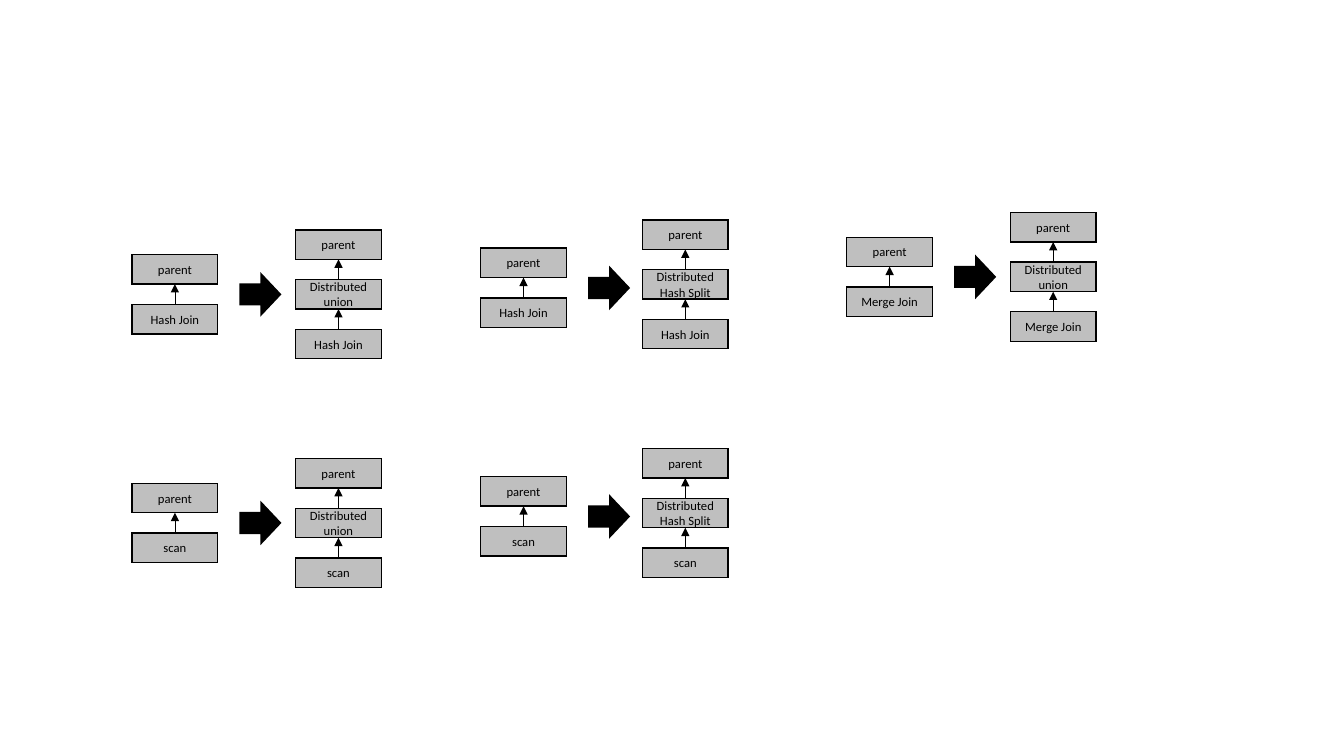
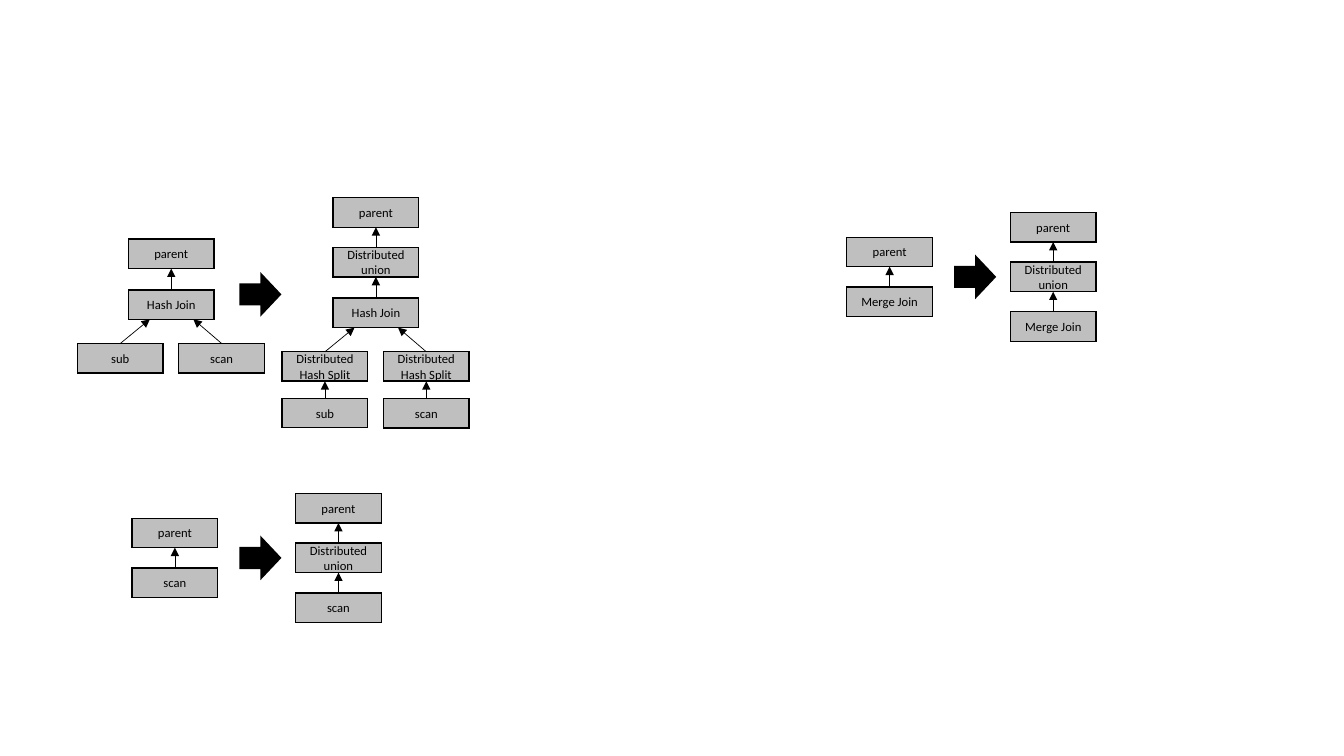
Before and after one commit to scott-zgeng/thor, a slide deck: slide 48 of doc/thor architecture.pptx. Drawn at 1344x756 pixels with LibreOffice and Linux fonts; fonts in the diff are those of the drawing. Boxes give left, top, right and bottom in pixels: in the first picture for what was removed or moved away, otherwise in the second. Text is boxed around its words. In the diff, an @@ line names an element or a change of style, - is before the commit and + after.

```diff
--- a/doc/thor architecture.pptx
+++ b/doc/thor architecture.pptx
@@ rectangle "parent": place and size @@
-rectangle "parent" at bbox=[295, 230, 381, 259]
+rectangle "parent" at bbox=[333, 198, 418, 227]
@@ rectangle "parent": place and size @@
-rectangle "parent" at bbox=[132, 255, 218, 284]
+rectangle "parent" at bbox=[128, 239, 214, 268]
@@ arrow moved from (339, 279) - (339, 259) to (376, 248) - (376, 227) @@
@@ rectangle removed at bbox=[642, 220, 728, 249] @@
-parent
@@ arrow moved from (175, 304) - (175, 284) to (171, 290) - (171, 269) @@
@@ rectangle "Distributed union": place and size @@
-rectangle "Distributed union" at bbox=[295, 279, 381, 309]
+rectangle "Distributed union" at bbox=[333, 248, 418, 277]
@@ rectangle removed at bbox=[481, 248, 567, 277] @@
-parent
@@ right arrow removed at bbox=[588, 266, 630, 311] @@
@@ arrow removed from (686, 270) to (686, 250) @@
@@ rectangle "Hash Join": place and size @@
-rectangle "Hash Join" at bbox=[295, 330, 381, 359]
+rectangle "Hash Join" at bbox=[128, 290, 214, 320]
@@ rectangle "Hash Join": place and size @@
-rectangle "Hash Join" at bbox=[481, 298, 567, 328]
+rectangle "Hash Join" at bbox=[333, 298, 418, 328]
@@ arrow moved from (339, 330) - (339, 310) to (376, 298) - (376, 277) @@
@@ arrow added from (120, 344) to (150, 320), #000000 0.5 pt @@
@@ rectangle removed at bbox=[132, 304, 218, 334] @@
-Hash Join
@@ arrow added from (222, 344) to (194, 320), #000000 0.5 pt @@
@@ arrow added from (325, 352) to (355, 328), #000000 0.5 pt @@
@@ arrow added from (426, 352) to (398, 328), #000000 0.5 pt @@
@@ rectangle removed at bbox=[642, 320, 728, 349] @@
-Hash Join
@@ rectangle added at bbox=[78, 344, 163, 373], fill #BFBFBF, outline #000000 1 pt, 9 pt, text #000000 @@
+sub
@@ rectangle "scan": place and size @@
-rectangle "scan" at bbox=[642, 548, 728, 578]
+rectangle "scan" at bbox=[178, 344, 264, 373]
@@ rectangle "Distributed Hash Split": place and size @@
-rectangle "Distributed Hash Split" at bbox=[642, 270, 728, 299]
+rectangle "Distributed Hash Split" at bbox=[282, 352, 368, 381]
@@ rectangle "Distributed Hash Split": place and size @@
-rectangle "Distributed Hash Split" at bbox=[642, 498, 728, 527]
+rectangle "Distributed Hash Split" at bbox=[383, 352, 469, 381]
@@ arrow moved from (686, 320) - (686, 299) to (325, 398) - (325, 381) @@
@@ arrow moved from (523, 298) - (523, 277) to (426, 398) - (426, 381) @@
@@ rectangle added at bbox=[282, 398, 368, 427], fill #BFBFBF, outline #000000 1 pt, 9 pt, text #000000 @@
+sub
@@ rectangle "scan": place and size @@
-rectangle "scan" at bbox=[481, 527, 567, 557]
+rectangle "scan" at bbox=[383, 398, 469, 427]
@@ rectangle removed at bbox=[642, 449, 728, 478] @@
-parent
@@ rectangle removed at bbox=[481, 477, 567, 506] @@
-parent
@@ arrow removed from (686, 498) to (686, 478) @@
@@ arrow removed from (523, 527) to (523, 506) @@
@@ right arrow removed at bbox=[588, 494, 630, 538] @@
@@ arrow removed from (686, 548) to (686, 528) @@
@@ 5 rectangles, 3 arrows, 1 right arrow: place and size @@
-5 rectangles, 3 arrows, 1 right arrow at bbox=[132, 459, 381, 587]
+5 rectangles, 3 arrows, 1 right arrow at bbox=[132, 494, 381, 622]
```
Also in this commit, not shown: 3 other slides changed, 1 slide added, 1 other file.
